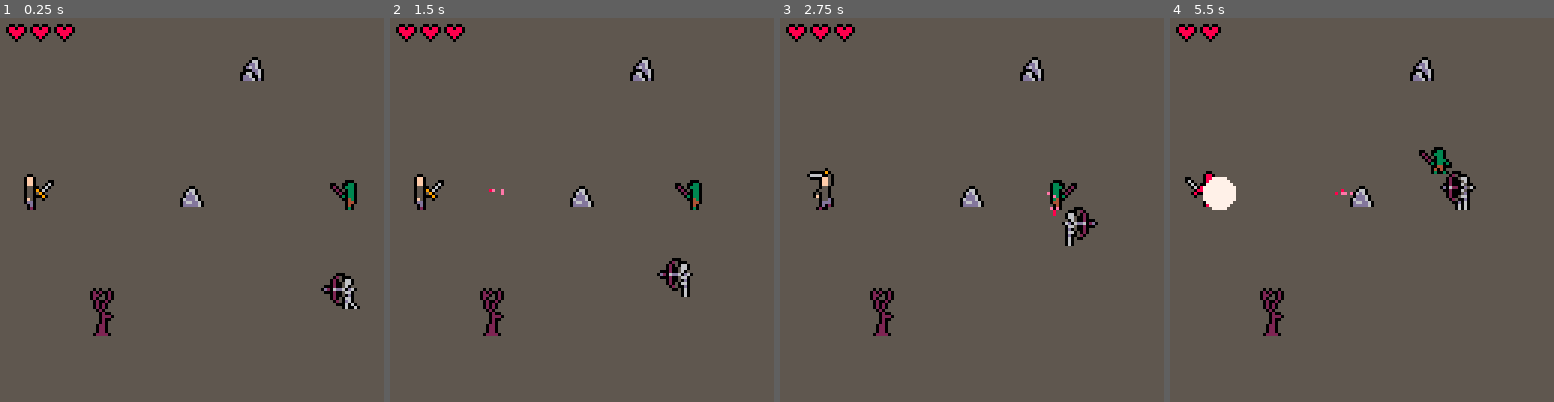
Above: before the commit, frames 1-4 (left to right).
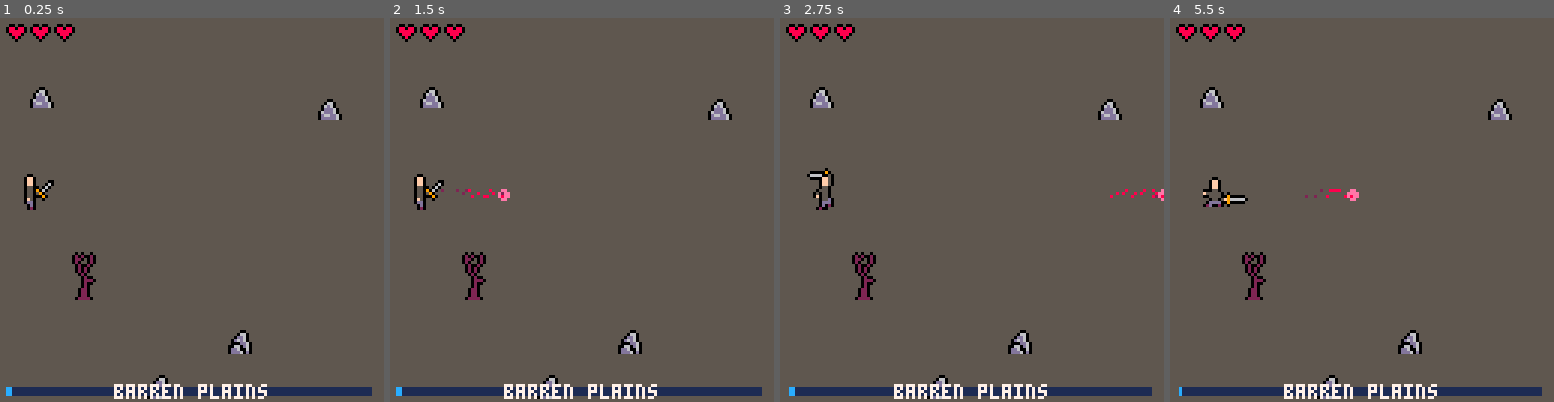
Above: after the commit, the same moments.

Repository: ironchestgames/pico-8-carts
Game: PICO-8 cartridge vvoe2.p8
Same seed, same stepped clock (60 frames per second), same inputs: the game is played once before the commit and once after it.
Inputs:
- Up to frame 1 (0.25 s): no input
- Up to frame 2 (1.5 s): tap X (X key) at 0.33, 1.07 s; tap O (Z key) at 0.7 s
- Up to frame 3 (2.75 s): hold Right 1.6-2.1 s; tap O (Z key) at 1.7, 2.1, 2.5 s; tap X (X key) at 1.85 s; hold Up 2.15-2.42 s; hold Right from 2.47 s (still down)
- Up to frame 4 (5.5 s): tap O (Z key) every 0.4 s from 2.9 to 5.3 s; tap X (X key) at 2.97, 4.08, 5.2 s; release Right at 3.03 s; hold Left 3.08-3.58 s; hold Down 3.63-3.97 s; hold Right 4.02-4.68 s; hold Up 4.73-5.03 s; hold Left from 5.08 s (still down)

The runs differ from the first frame. In frame 1, 5.8% of the frame differs, in the area x 1-97%, y 10-100%; in frame 2, 5.9%; in frame 3, 5.9%; in frame 4, 6.9%, in the area x 2-97%, y 1-100%.

Commit message:
vvoe2 - better enemy awareness of map, plus many tweaks

Diff:
--- a/vvoe2.p8
+++ b/vvoe2.p8
@@ -3,6 +3,16 @@
 __lua__
 -- virtuous vanquisher of evil 2.0
 -- by ironchest games
+
+printh('debug started','debug',true)
+function debug(_s1,_s2,_s3,_s4,_s5,_s6,_s7,_s8)
+ local ss={_s2,_s3,_s4,_s5,_s6,_s7,_s8}
+ local result=tostr(_s1)
+ for s in all(ss) do
+  result=result..', '..tostr(s)
+ end
+ printh(result,'debug',false)
+end
 
 cartdata'ironchestgames_vvoe2_v1_dev1'
 
@@ -182,50 +192,7 @@
  [0x000a]=0.875, -- down/right
 }
 
-function aframes(_fs)
- local t,j={},1
- for i=0,1,0.125 do
-  t[i]=pfn(_fs[j])
-  j+=1
- end
- return t
-end
-
-meleevfxframes=aframes{
- '0,20,4,7,-1,-5,', -- right
- '8,20,6,4,-3,-2,', -- right/up
- '20,20,9,3,-3,-1,', -- up
- '14,20,6,4,-2,-2,', -- up/left
- '4,20,4,7,-2,-5,', -- left
- '29,20,4,7,-3,-6,', -- left/down
- '20,23,9,3,-4,-2,', -- down
- '33,20,4,7,0,-6,', -- down/right
- '0,20,4,7,-1,-5,' -- right (wrapped)
-}
-
-bowvfxframes=aframes{
- '0,27,6,7,-3,-5,', -- right
- '17,32,7,7,-4,-3,', -- right/up
- '10,31,7,6,-3,-3,', -- up
- '34,32,7,7,-3,-3,', -- up/left
- '4,27,6,7, -2,-5,', -- left
- '22,27,7,7,-2,-5,', -- left/down
- '10,27,7,6,-3,-4,', -- down
- '29,27,7,7,-4,-4,', -- down/right
- '0,27,6,7,-3,-5,' -- right (wrapped)
-}
-
-arrowframes=aframes{
- '13,26,4,1,-1,0,', -- right
- '13,26,4,1,-1,0,', -- right/up
- '13,26,4,1,-1,0,', -- up
- '13,26,4,1,-1,0,', -- up/left
- '13,26,4,1,-1,0,', -- left
- '13,26,4,1,-1,0,', -- left/down
- '13,26,4,1,-1,0,', -- down
- '13,26,4,1,-1,0,', -- down/right
- '13,26,4,1,-1,0,', -- right (wrapped)
-}
+arrowframe=pfn'13,26,4,1,-1,0,'
 
 function getvfxframei(a)
  return min(flr((a+0.0625)*8)/8,1)
@@ -314,10 +281,10 @@
     hw=1,hh=1,
     state_c=1000,
     dx=cos(a)*1.6,
-    dy=sin(a)*1.6,
+    dy=0,
     typ=typ,
     recovertime=recovertime or 0,
-    frame=clone(arrowframes[a]),
+    frame=clone(arrowframe),
     col=arrowcol,
    })
 
@@ -370,7 +337,7 @@
     dy=0,
     typ=typ,
     recovertime=120,
-    frame=pfn'47,20,3,3,-0.5,-0.5,',
+    frame=pfn'28,41,4,4,-1,-1,',
     col=attackcol,
    }
    add(attacks,attack)
@@ -378,9 +345,9 @@
    add(pemitters,{
     follow=attack,
     life=1000,
-    prate=pfn'0,1,',
-    plife=pfn'3,5,',
-    poffsets=pfn'-1,-1,1,1,',
+    prate=pfn'0,0,',
+    plife=pfn'3,18,',
+    poffsets=pfn'-1,-1,1,2,',
     dy=pfn'0,0,',
     pcol1=boltpemcol1,pcol2=boltpemcol2
    })
@@ -435,7 +402,7 @@
   idling={pfn'28,26,9,10, -3,-10,'},
   moving={animspd=0.18,pfn'17,26,11,9, -5,-9,',pfn'28,26,9,10, -3,-10,'},
   attacking={animspd=0,pfn'37,26,10,11, -7,-11,',pfn'47,26,13,8, -4,-8,'},
-  recovering={pfn'28,26,9,10, -3,-10,'}
+  recovering={pfn'47,26,13,8, -4,-8,'}
  }
 end
 
@@ -457,7 +424,7 @@
   idling={pfn'33,37,12,13,-3,-13,'},
   moving={animspd=0.18,pfn'33,37,12,13,-3,-13,',pfn'45,37,13,12,-4,-13,'},
   attacking={animspd=0,pfn'58,34,12,13,-4,-13,',pfn'70,34,10,13,-4,-13,'},
-  recovering={pfn'33,37,12,13,-3,-13,'}
+  recovering={pfn'45,37,13,12,-4,-13,'}
  }
 end
 
@@ -874,11 +841,10 @@
   recovering=bowidling}
 }
 
+
 themes={
- {newmeleetroll,newmeleetroll,newtrollcaster,newgianttroll},
- {newbatenemy,newbatenemy,newbatenemy,newvampireboss},
- {newbatenemy,newmeleeskele,newbowskele,newskeleking},
- {newfirebatenemy,newdemoncaster,newdemoncaster,newdemonboss}
+ {{newmeleetroll,newbowskele},
+  {pfn'0,41,8,7, -4,-4,',pfn'8,40,8,8, -4,-5,',pfn'0,48,8,16, -4,-14,'}},
 }
 
 -- init avatar
@@ -898,7 +864,7 @@
   [1]=createitem(8,1,2),
  },
  skill1=swordattackskillfactory('-5,-16,'),
- skill2=boltskillfactory('fire',14,8,14,14,8,15,'firebolt'),
+ skill2=boltskillfactory('fire',14,8,14,8,2,15,'firebolt'),
  inventory={},
  passiveskills={},
  idling={idleframe},
@@ -932,44 +898,37 @@
  interactables,
  islevelcleared,
  boss=
-  256,0,1,{},{},{},{},{},{}
+  512,0,1,{},{},{},{},{},{}
 
  -- reset avatar
  avatar=add(actors,actfact(avatar))
  avatar.x=10
  avatar.y=64
 
- add(actors,newmeleetroll(120,64))
- add(actors,newbowskele(120,100))
-
- add(props,actfact({
-  x=64,y=60,
-  hw=4,hh=2,
-  idling={pfn'0,41,8,7, -4,-4,'},
- }))
-
- add(props,actfact({
-  x=84,y=18,
-  hw=4,hh=2,
-  idling={pfn'8,40,8,8, -4,-5,'},
- }))
-
- add(props,actfact({
-  x=222,y=18,
-  hw=4,hh=2,
-  idling={pfn'8,40,8,8, -4,-5,'},
- }))
-
- add(props,actfact({
-  x=34,y=104,
-  hw=4,hh=2,
-  idling={pfn'0,48,8,16, -4,-14,'},
- }))
+ -- init map
+ mapname='barren plains'
+
+ local _th=themes[theme]
+ local _x=-10
+ local nme=false
+ while _x<mapw do
+  _x=_x+flrrnd(24)+12
+  local _y=flrrnd(112)+16
+  if nme then
+   local _e=_th[1][flrrnd(#_th[1])+1]
+   add(actors,_e(_x,_y))
+  else
+   local _f=_th[2][flrrnd(#_th[2])+1]
+   add(props,actfact({x=_x,y=_y,hw=4,hh=2,idling={_f}}))
+  end
+  nme=not nme
+  if (_x<120) nme=false
+ end
 
  music(theme*10,0,0b0011)
- if boss then
-  music(1,0,0b0011)
- end
+ -- if boss then
+ --  music(1,0,0b0011)
+ -- end
 end
 
 kills,curenemyi=0,1
@@ -1126,7 +1085,7 @@
   ismovingoutofcollision=enemy.ismovingoutofcollision
   withinattackdist=disttoavatar <= enemy.att_range
   isinvertical=abs(avatar.y-enemy.y) < 4
-  haslostoavatar=true
+  haslostoavatar=disttoavatar < 100
   -- todo: colliding with bounds
   -- todo: colliding with other
   -- todo: colliding with avatar
@@ -1307,6 +1266,7 @@
      _a.dx,_a.dy=cos(attack.knocka)*5,sin(attack.knocka)*5
     elseif attack.typ == 'fire' then
      _a.effect={func=burningeffect}
+     _a.dmgfx_c=48
     elseif attack.typ == 'ice' then
      _a.effect,_a.dmgfx_col={func=freezeeffect},12
     end
@@ -1373,28 +1333,58 @@
   end
   _a.x+=_dx
   _a.y+=_dy
-  _a.x=mid(0,_a.x,mapw)
+  if boss then
+   _a.x=mid(mapw-128,_a.x,mapw)
+  else
+   _a.x=mid(0,_a.x,mapw)
+  end
   _a.y=mid(10,_a.y,128)
   _a.dx,_a.dy=0,0
  end
 
  -- update camera
- camx=mid(0,avatar.x-64,mapw-128)
+ if boss then
+  camx=mapw-128
+ else
+  camx=mid(0,avatar.x-64,mapw-128)
+ end
  camera(camx)
 
  -- update attacks
- for attack in all(attacks) do
-  if attack.state_c and not attack.removeme then
-   attack.state_c-=1
-   attack.removeme=attack.state_c <= 0
-  end
-
-  attack.x+=(attack.dx or 0)
-  attack.y+=(attack.dy or 0)
-
-  if attack.x > mapw or attack.x < 0 or
-     attack.y > 128 or attack.y < 0 then
-   attack.removeme=true
+ for _a in all(attacks) do
+  if _a.state_c and not _a.removeme then
+   _a.state_c-=1
+   _a.removeme=_a.state_c <= 0
+  end
+
+  _a.x+=(_a.dx or 0)
+  _a.y+=(_a.dy or 0)
+
+  if _a.x > mapw or _a.x < 0 or
+     _a.y > 128 or _a.y < 0 then
+   _a.removeme=true
+  end
+
+  for _p in all(props) do
+   if _a.dx and isaabbscolliding(_a,_p) then
+    -- hit flash
+    local x,y=_a.x+_a.hw+_a.dx/2,_a.y+_a.dy/2-_a.hh
+    add(vfxs,{
+     {
+      draw=function(f)
+       circfill(x,y,2,_a.dmgfx_col)
+      end,
+      c=4,
+     },
+     {
+      draw=function(f)
+       circfill(x,y,3,7)
+      end,
+      c=5,
+     },
+    })
+    _a.removeme=true
+   end
   end
  end
 
@@ -1544,7 +1534,7 @@
   end
 
   -- draw dmg overlay color
-  if _a.dmgfx_c > 0 then
+  if _a.dmgfx_c % 8 >= 4 then
    for i=1,15 do
     pal(i,_a.dmgfx_col,0)
    end
@@ -1627,8 +1617,6 @@
  end
 
  -- draw gui
- cursor(camx)
-
  for _i=0,avatar.hp-1 do
   sspr(17,35,7,6,camx+2+_i*8,2)
   -- offset=(_i+1)*6-1
@@ -1638,10 +1626,6 @@
   x=_i >= avatar.armor and 53 or 48
   sspr(x,40,5,5,camx+121-offset-_i*6,1)
  end
-
- -- if dungeonlvl > 0 then
- --  print('level '..dungeonlvl,3,1,6)
- -- end
 
  if avatar.hp <= 0 then
   print('a deadly blow',40,60,8)
@@ -1652,13 +1636,16 @@
  end
 
  -- draw boss hp
- if boss and boss.hp > 0 then
+ if boss then
   local hw=boss.hp*6/2
-  rectfill(64-hw,123,64+hw,125,8)
-  print(boss.name,64-#boss.name*2,122,15)
- end
-
- cursor()
+  rectfill(camx+64-hw,123,camx+64+hw,125,8)
+  print(boss.name,camx+64-#boss.name*2,122,15)
+ else
+  local pos=min(120*(avatar.x/(mapw-64)),123)
+  rectfill(camx+3,123,camx+123,125,1)
+  rectfill(camx+3,123,camx+pos,125,12)
+  print(mapname,camx+64-#mapname*2,122,7)
+ end
 
 end
 
@@ -2019,10 +2006,10 @@
 bbbbbbbbbbbb77777b08880bbbbbbbbbbbb000520bbbbbbb000520bbbbb0056000200bb000605020bbbbbbbbbbbbbbbbbbbbbbbbbbbbbbbbbbbbbbbbbbbbbbbb
 bbbbbbbbbbbbbbbb7bb080bbbbbbbbbbbb06605020bbbbb06605020bbb065d002260d0066d005060bbbbbbbbbbbbbbbbbbbbbbbbbbbbbbbbbbbbbbbbbbbbbbbb
 bbbbbbbbbbbb00bbbbbb0bbbbbbbbbbbbb06650020bbbbb06650020bbbb0056000200bb006605020bbbbbbbbbbbbbbbbbbbbbbbbbbbbbbbbbbbbbbbbbbbbbbbb
-bbb00bbbbbb0660bbbbb777bbbbbbbbbbbb065002000bbbb065002000bbb0d500020bbbb0d005020bbbbbbbbbbbbbbbbbbbbbbbbbbbbbbbbbbbbbbbbbbbbbbbb
-bb0660bbbb0dd60bbb7777777bbbbbbbb06d06dd602d0b06d06dd602d0bb06650020bbbb06605020bbbbbbbbbbbbbbbbbbbbbbbbbbbbbbbbbbbbbbbbbbbbbbbb
-b06d60bbb0d6d60b77777777777bbbbbbb0665002000bbb0665002000bbb0d00520bbbbb0d00520bbbbbbbbbbbbbbbbbbbbbbbbbbbbbbbbbbbbbbbbbbbbbbbbb
-b0ddd60bb000dd60bbb7777777bbbbbbbb0d050020bbbbb0d050020bbbbb060d00bbbbbb060d00bbbbbbbbbbbbbbbbbbbbbbbbbbbbbbbbbbbbbbbbbbbbbbbbbb
+bbb00bbbbbb0660bbbbb777bbbbbb77bbbb065002000bbbb065002000bbb0d500020bbbb0d005020bbbbbbbbbbbbbbbbbbbbbbbbbbbbbbbbbbbbbbbbbbbbbbbb
+bb0660bbbb0dd60bbb7777777bbb7777b06d06dd602d0b06d06dd602d0bb06650020bbbb06605020bbbbbbbbbbbbbbbbbbbbbbbbbbbbbbbbbbbbbbbbbbbbbbbb
+b06d60bbb0d6d60b77777777777b7777bb0665002000bbb0665002000bbb0d00520bbbbb0d00520bbbbbbbbbbbbbbbbbbbbbbbbbbbbbbbbbbbbbbbbbbbbbbbbb
+b0ddd60bb000dd60bbb7777777bbb77bbb0d050020bbbbb0d050020bbbbb060d00bbbbbb060d00bbbbbbbbbbbbbbbbbbbbbbbbbbbbbbbbbbbbbbbbbbbbbbbbbb
 06ddd60b00660d60bbbbb777bbbbbbbbbb06605020bbbbb06605020bbbbb06060bbbbbbb06060bbbbbbbbbbbbbbbbbbbbbbbbbbbbbbbbbbbbbbbbbbbbbbbbbbb
 0d66dd600dd60060bbbbbbbbbbbbbbbbbb0d00520bbbbbb06d0520bbbbbb06060bbbbbbb06060bbbbbbbbbbbbbbbbbbbbbbbbbbbbbbbbbbbbbbbbbbbbbbbbbbb
 0ddddd600ddd60d0bbbbbbbbbbbbbbbbbb060b00bbbbbb0606000bbbbbbbbbbbbbbbbbbbbbbbbbbbbbbbbbbbbbbbbbbbbbbbbbbbbbbbbbbbbbbbbbbbbbbbbbbb
